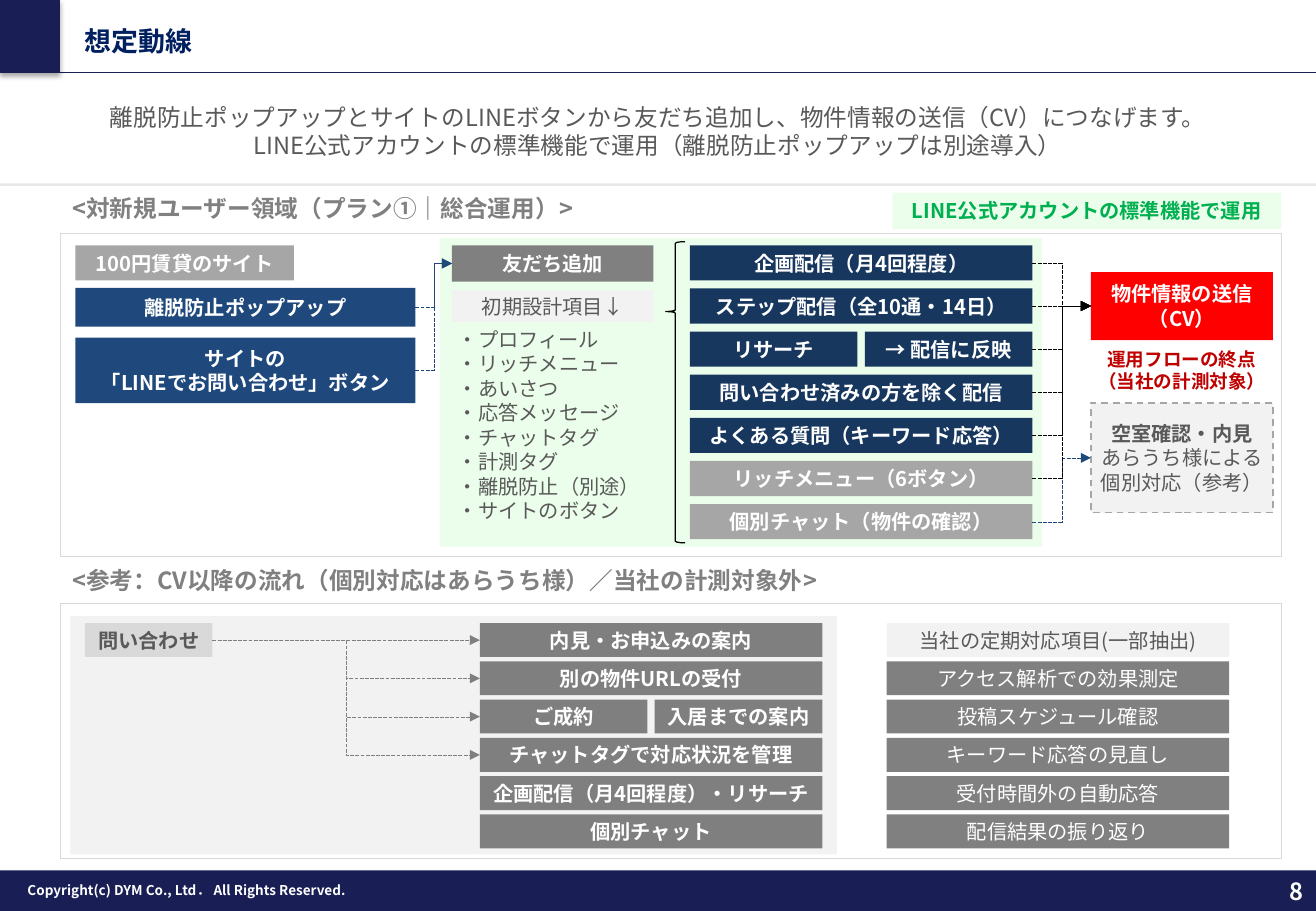
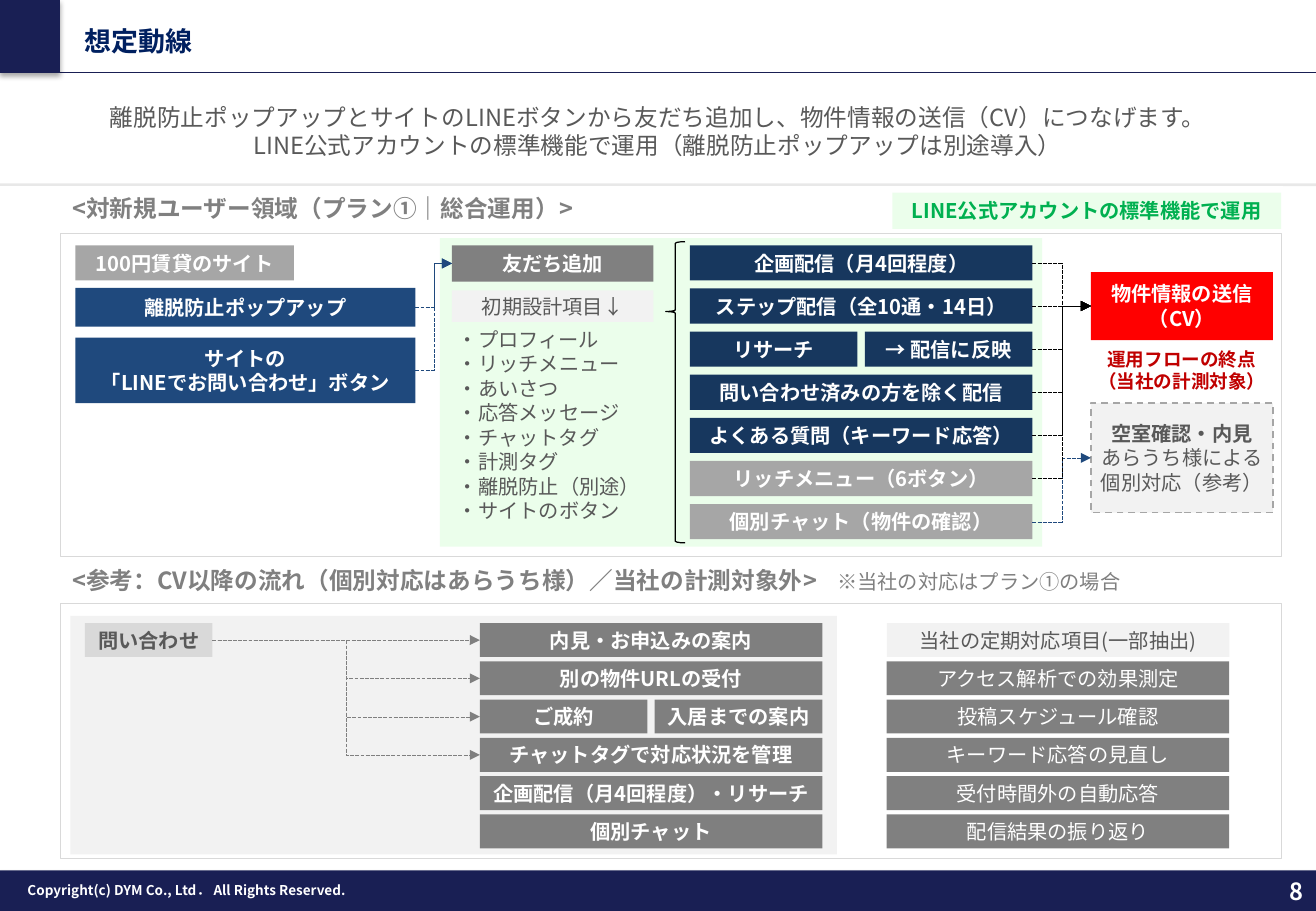
Before and after one commit to tonomura-r-dev/folder, a slide deck: slide 8 of 202610_株式会社あらうち御中_LINE公式アカウント運用のご提案_v8.pptx. Drawn at 1316x911 pixels with LibreOffice and Linux fonts; fonts in the diff are those of the drawing; background and template pictures are left out. Boxes give left, top, right and bottom in pixels: in the first picture for what was removed or moved away, otherwise in the second. Text is boxed around its words. In the diff, an @@ line names an element or a change of style, - is before the commit and + after.

```diff
--- a/202610_株式会社あらうち御中_LINE公式アカウント運用のご提案_v8.pptx
+++ b/202610_株式会社あらうち御中_LINE公式アカウント運用のご提案_v8.pptx
@@ text at [72,569,1120,591]: text changed @@
-<参考：CV以降の流れ（個別対応はあらうち様）／当社の計測対象外>
+<参考：CV以降の流れ（個別対応はあらうち様）／当社の計測対象外> ※当社の対応はプラン①の場合
```
Also in this commit, not shown: 4 other slides changed, 5 other files.
